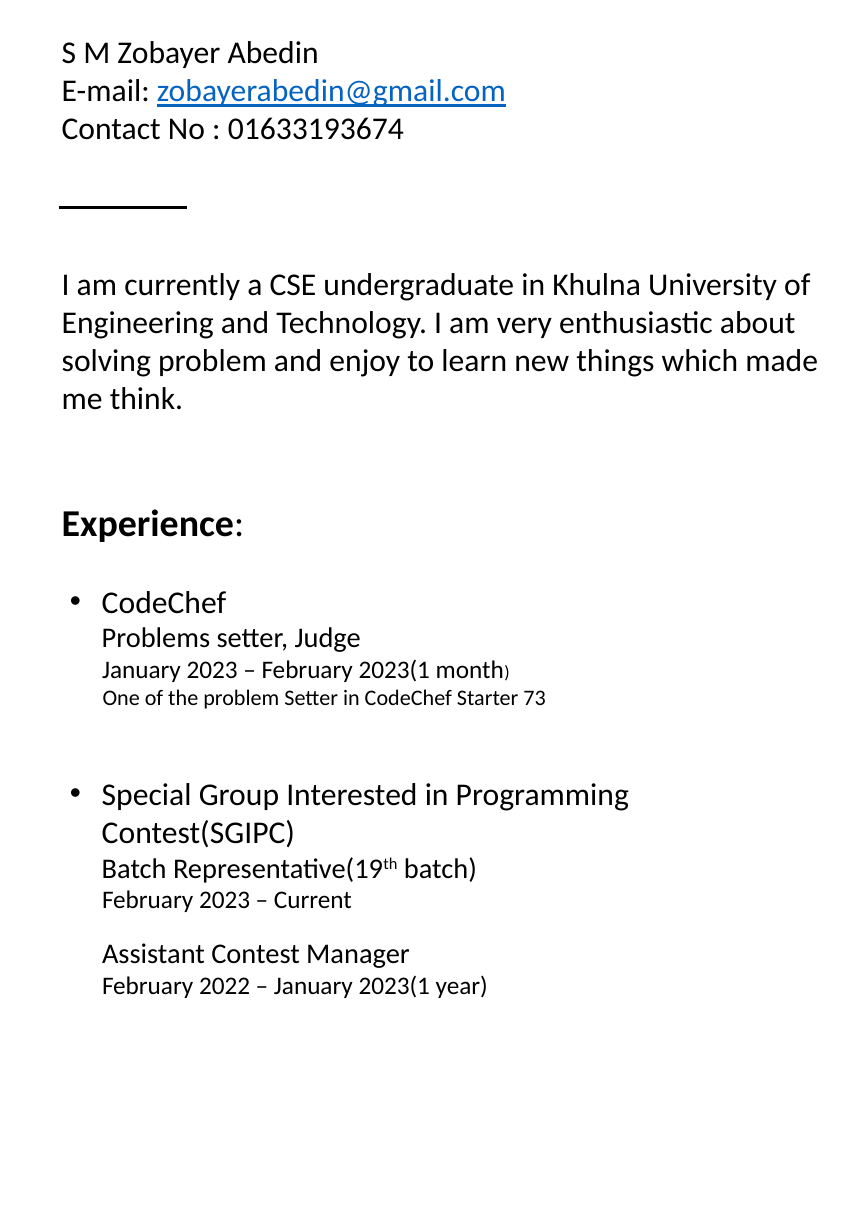
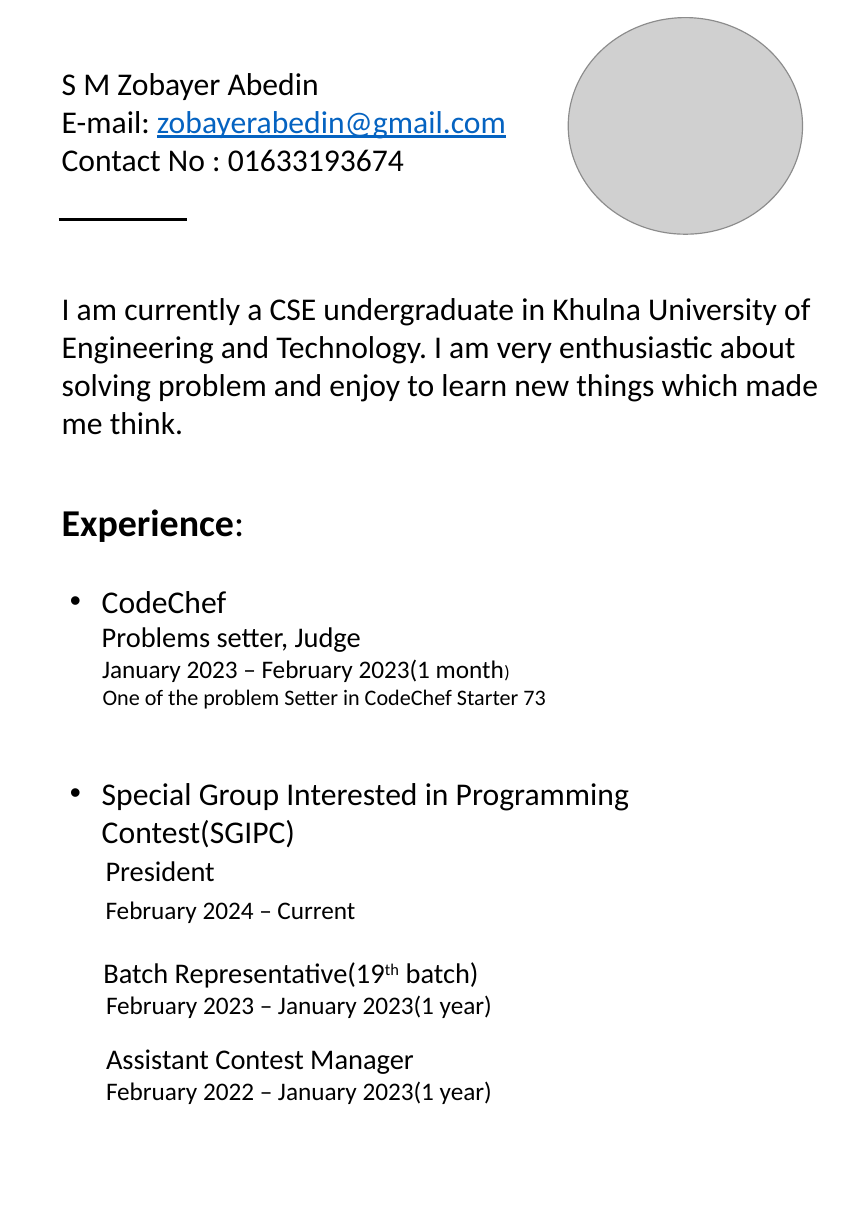
Before and after one commit to ZobayerAbedin/CV, a slide deck: slide 1 of 1907045 - Copy.pptx. Drawn at 853x1232 pixels with LibreOffice and Linux fonts; fonts in the diff are those of the drawing; grey boxes stand for pictures. Boxes give left, top, right and bottom in pixels: in the first picture for what was removed or moved away, otherwise in the second. Text is boxed around its words. In the diff, an @@ line names an element or a change of style, - is before the commit and + after.

```diff
--- a/1907045 - Copy.pptx
+++ b/1907045 - Copy.pptx
@@ picture added at (569, 17, 803, 233) @@
@@ text "S M Zobayer Abedin": place and size @@
-text "S M Zobayer Abedin" at (62, 41, 506, 140)
+text "S M Zobayer Abedin" at (62, 73, 506, 172)
@@ line moved from (58, 207) - (188, 207) to (58, 220) - (188, 220) @@
@@ text "I am currently a CSE ...": place and size @@
-text "I am currently a CSE ..." at (62, 273, 818, 410)
+text "I am currently a CSE ..." at (62, 298, 818, 435)
@@ text at (102, 783, 629, 1018): text changed; size 20 to 16 pt @@
-• Special Group Interested in Programming Contest(SGIPC)
-  Batch Representative(19th batch)
-February 2023 – Current
+• Special Group Interested in Programming Contest(SGIPC)
+President
+February 2024 – Current
+Batch Representative(19th batch)
+February 2023 – January 2023(1 year)
```
Also in this commit, not shown: 1 other slide changed.
